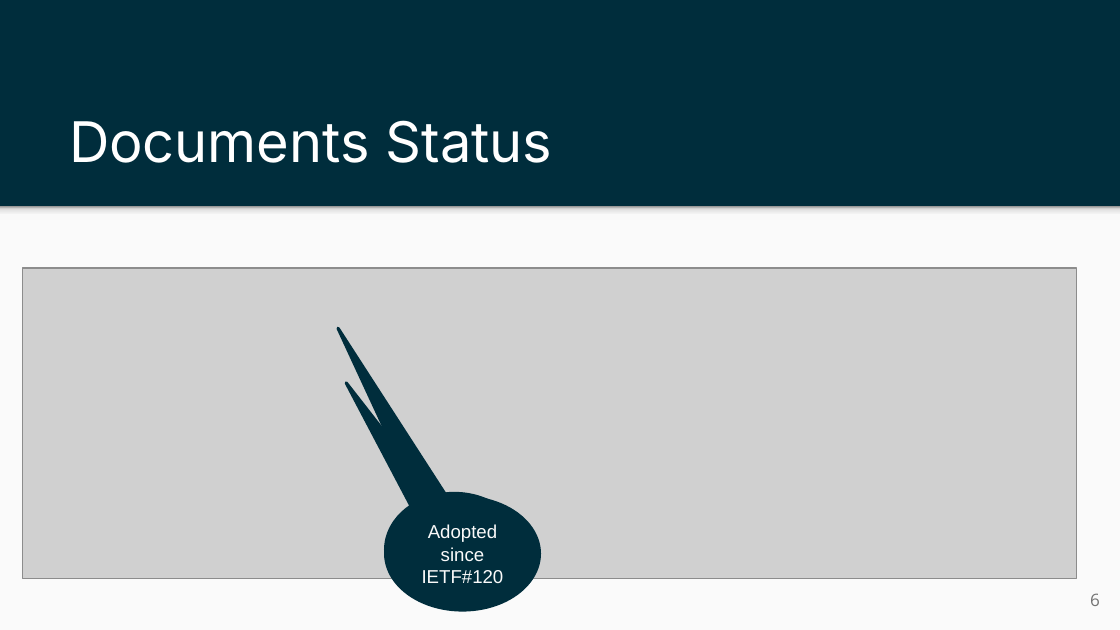
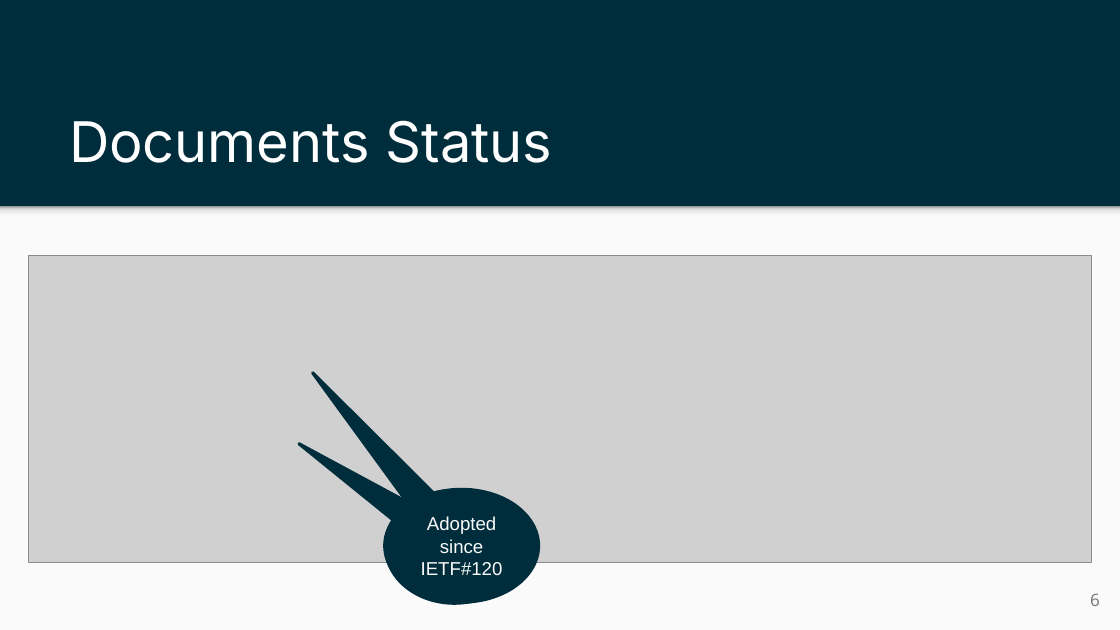
Before and after one commit to ietf-wg-nmop/IETF-Meetings, a slide deck: slide 6 of 121/nmop-chairs-slides-session-1.pptx. Drawn at 1120x630 pixels with LibreOffice and Linux fonts; fonts in the diff are those of the drawing; grey boxes stand for pictures. Boxes give left, top, right and bottom in pixels: in the first picture for what was removed or moved away, otherwise in the second. Text is boxed around its words. In the diff, an @@ line names an element or a change of style, - is before the commit and + after.

```diff
--- a/121/nmop-chairs-slides-session-1.pptx
+++ b/121/nmop-chairs-slides-session-1.pptx
@@ picture: place and size @@
-picture at box(22, 268, 1076, 578)
+picture at box(29, 255, 1091, 562)
@@ speech bubble "Adopted since IETF#120": place and size @@
-speech bubble "Adopted since IETF#120" at box(385, 497, 539, 610)
+speech bubble "Adopted since IETF#120" at box(385, 489, 539, 603)
@@ speech bubble "Adopted since IETF#120" at box(385, 489, 539, 603): proportions changed @@
@@ speech bubble at box(385, 491, 523, 604): proportions changed @@
```
Also in this commit, not shown: 1 other slide changed.
